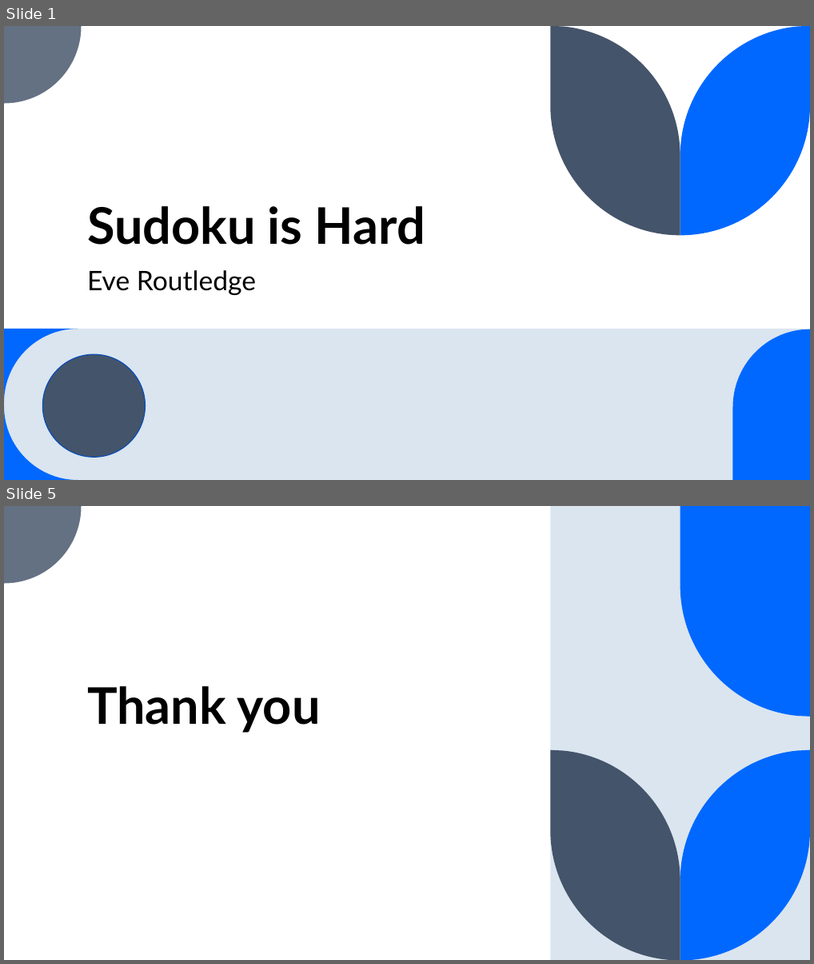
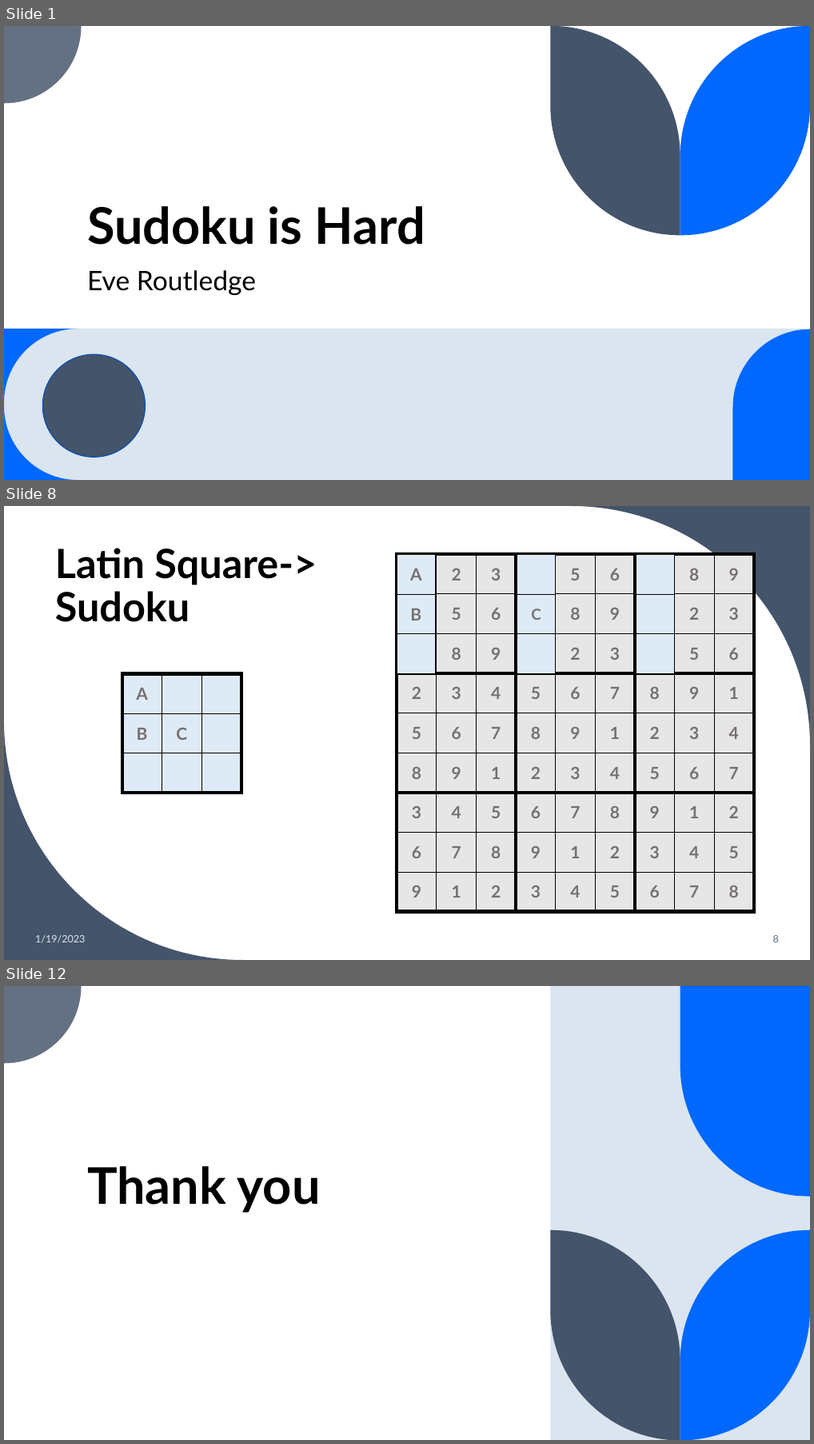
Before and after one commit to EveRoutledge/sudoku, a slide deck: SudokuPresentation.pptx. Shown one above the other, each under a label of ours: slides 1 and 5 before the commit, slides 1, 8 and 12 after it; the slides between them are not shown. The pictures are 814x964 and 814x1444 pixels, drawn with LibreOffice and Linux fonts; fonts in the diff are those of the drawing. Boxes give left, top, right and bottom in pixels: in the first picture for what was removed or moved away, otherwise in the second. Text is boxed around its words. In the diff, an @@ line names an element or a change of style, - is before the commit and + after.

```diff
--- a/SudokuPresentation.pptx
+++ b/SudokuPresentation.pptx
@@ slide 8 added at [4, 506, 810, 960], background #FFFFFF @@
@@ freeform shape added at [571, 506, 810, 745], fill #44546A @@
@@ title added at [55, 548, 317, 622], 48 pt, text #000000, bold @@
+Latin Square-> Sudoku
@@ table added at [398, 554, 757, 912], 9 rows, 9 columns @@
+1 | 2 | 3 | 4 | 5 | 6 | 7 | 8 | 9
+4 | 5 | 6 | 7 | 8 | 9 | 1 | 2 | 3
+7 | 8 | 9 | 1 | 2 | 3 | 4 | 5 | 6
+2 | 3 | 4 | 5 | 6 | 7 | 8 | 9 | 1
+5 | 6 | 7 | 8 | 9 | 1 | 2 | 3 | 4
+8 | 9 | 1 | 2 | 3 | 4 | 5 | 6 | 7
+3 | 4 | 5 | 6 | 7 | 8 | 9 | 1 | 2
+6 | 7 | 8 | 9 | 1 | 2 | 3 | 4 | 5
+9 | 1 | 2 | 3 | 4 | 5 | 6 | 7 | 8
@@ table added at [398, 554, 435, 673], 3 rows, 1 columns @@
+A
+B
+
@@ table added at [518, 554, 556, 673], 3 rows, 1 columns @@
+
+C
+
@@ table added at [637, 554, 675, 673], 3 rows, 1 columns @@
+
+
+
@@ table added at [122, 673, 242, 792], 3 rows, 3 columns @@
+A |  | 
+B | C | 
+ |  | 
@@ freeform shape added at [4, 720, 243, 960], fill #44546A @@
@@ text added at [35, 935, 85, 943], 12 pt, text #DAE5EF @@
+1/19/2023
@@ page number added at [774, 935, 779, 942], 12 pt, text #637183 @@
+8
@@ what was slide 5 is now slide 12 @@
```
Also in this commit, not shown: 2 slides changed, 7 other slides added, 1 slide removed, 6 other files.
